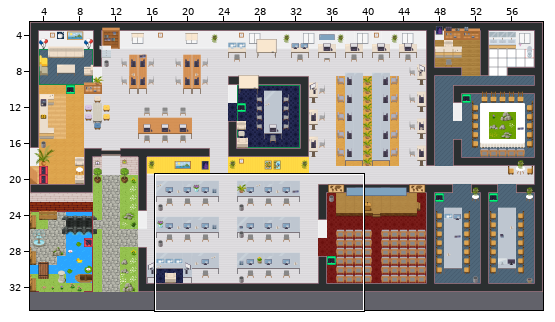
Tiled map (JSON), stored at GAD-office.tmj. Above: a wide view before the commit, with the close-up outlined.
Close-up. Old version:
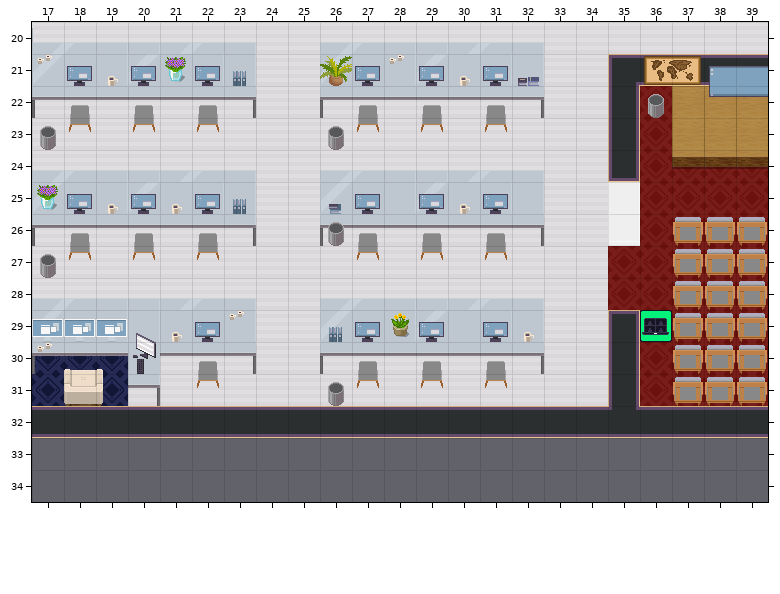
Cells are 32x32 px. Shown: x 17..39, y 20..34. The commit also changed other parts of the map, which this record leaves out.
Now the later version:
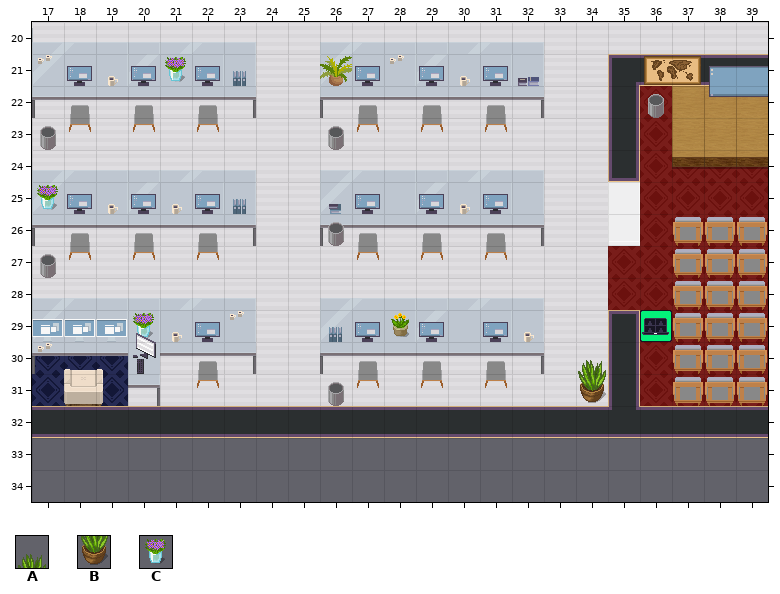
Key: from "Chunk 1": A 254; from "Chunk 2": B 1, C 126.
_ is an empty cell, . an unchanged one.
What changed:
--- layer "furniture/furniture2"
@@ x 20..20 @@
-29 _
+29 C
--- layer "above/above2"
@@ x 34..34 @@
-30 _
-31 _
+30 A
+31 B
Changed places in both close-ups, as pixel boxes (x1, y1, x2, y2):
added: (133, 313, 154, 338)
added: (578, 360, 606, 403)
